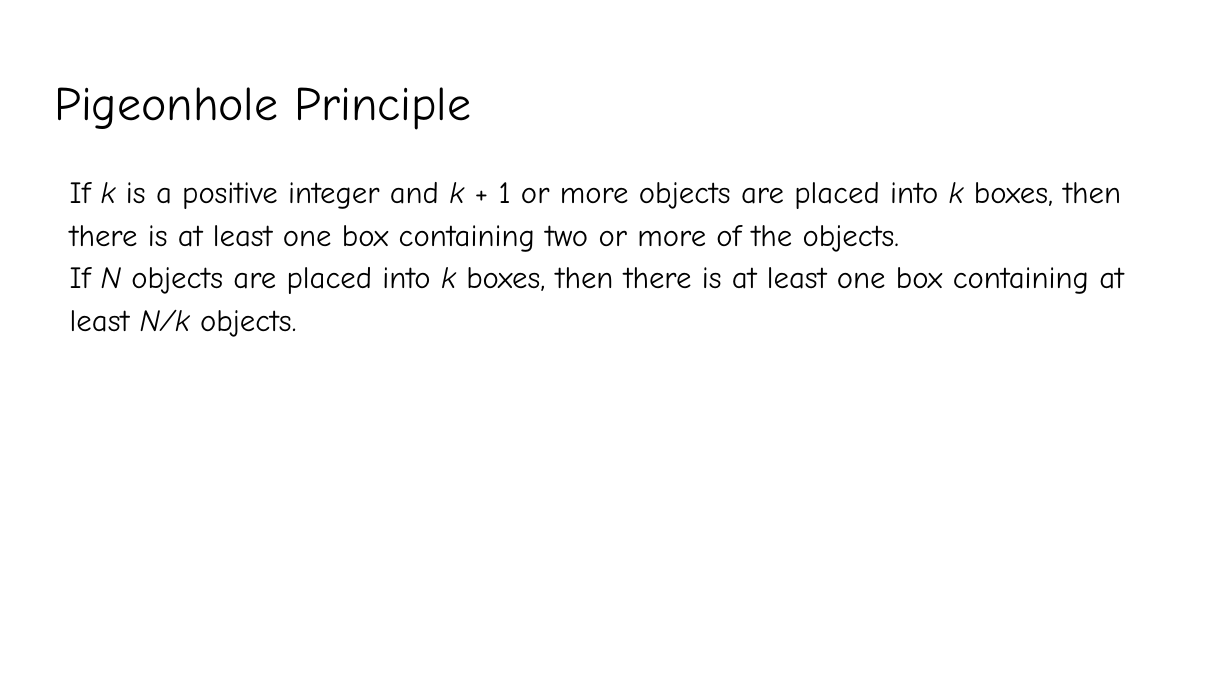
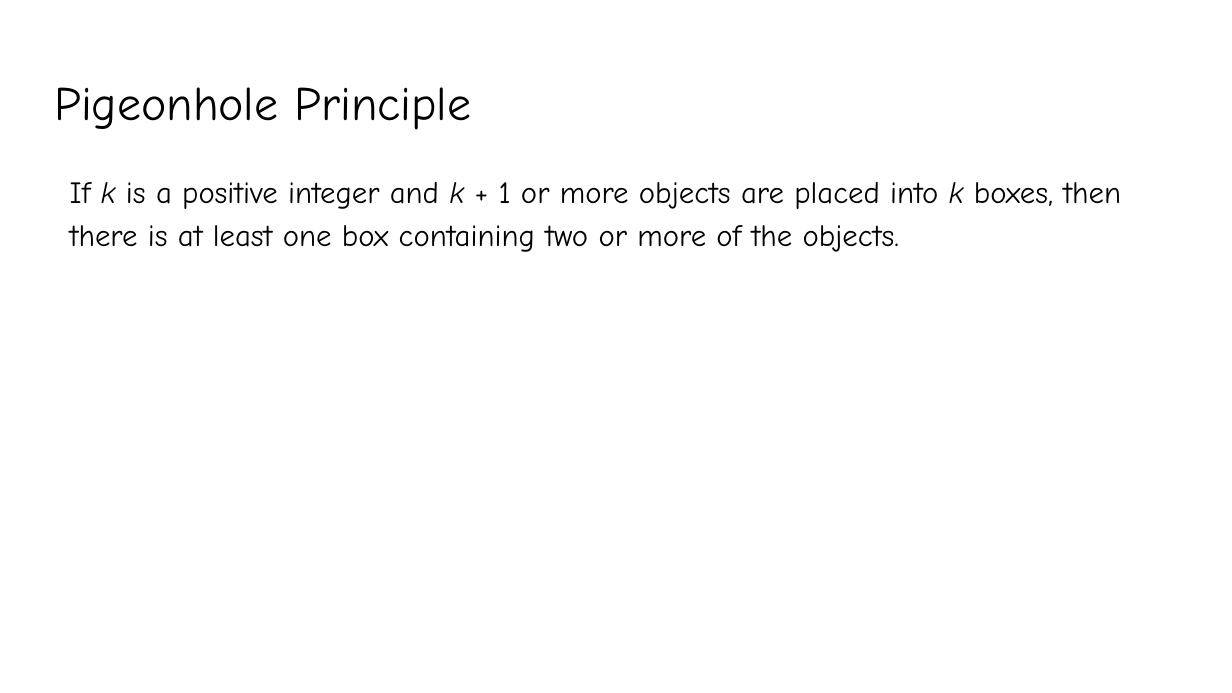
Before and after one commit to YeasirRayhanPrince/yeasirrayhanprince.github.io, a slide deck: slide 21 of cse106/slides/7.Counting.pptx. Drawn at 1232x693 pixels with LibreOffice and Linux fonts; fonts in the diff are those of the drawing. Boxes give left, top, right and bottom in pixels: in the first picture for what was removed or moved away, otherwise in the second. Text is boxed around its words. In the diff, an @@ line names an element or a change of style, - is before the commit and + after.

```diff
--- a/cse106/slides/7.Counting.pptx
+++ b/cse106/slides/7.Counting.pptx
@@ text at (70, 267, 1124, 337): paragraph removed @@
-If N objects are placed into k boxes, then there is at least one box containing at least N/k objects.
```
Also in this commit, not shown: 1 other slide changed, 3 other files.
